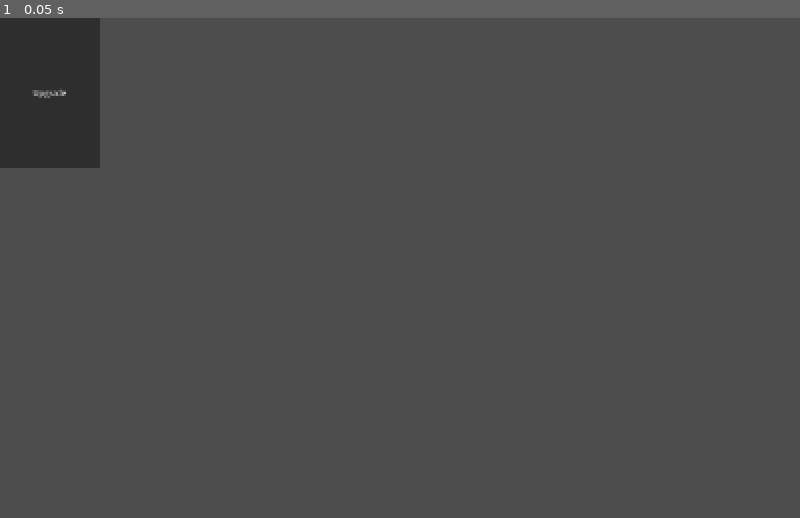
Above: before the commit, frame 1.
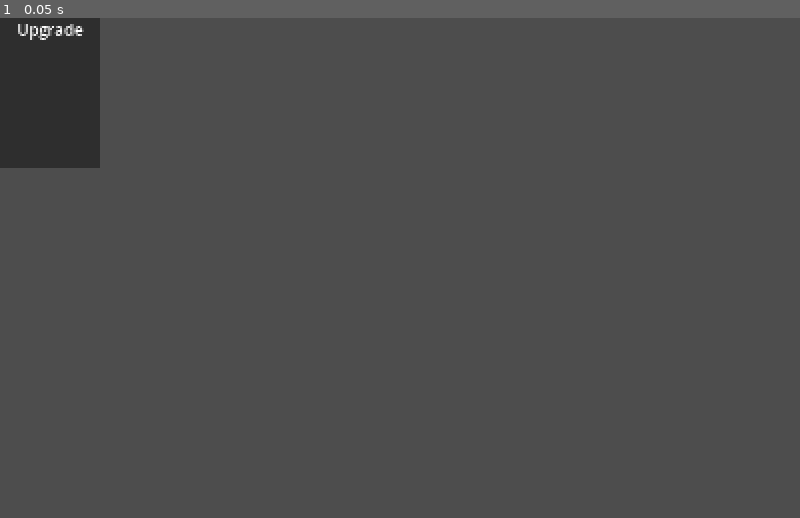
Above: after the commit, the same moment.

Repository: BradBenJoya/GMTK2026
Game: Godot game, scene res://Scenes/upgrade_card.tscn
Same seed, same stepped clock (60 frames per second), same inputs: the game is played once before the commit and once after it. This scene is started directly instead of the project's main scene.
Inputs:
- Up to frame 1 (0.05 s): no input

The runs differ from the first frame. In frame 1, 0.2% of the frame differs, in the area x 2-11%, y 1-16%.

Commit message:
Added export to the names of the upgrades

Diff:
--- a/Scenes/upgrade_card.tscn
+++ b/Scenes/upgrade_card.tscn
@@ -4,8 +4,16 @@
 
 [node name="UpgradeCard" type="Node2D" unique_id=56110472]
 
-[node name="Button" type="Button" parent="." unique_id=1073497964]
+[node name="UpgradeButton" type="Button" parent="." unique_id=1073497964]
 offset_right = 200.0
 offset_bottom = 300.0
+vertical_icon_alignment = 0
+script = ExtResource("1_7wruj")
+
+[node name="UpgradeName" type="Label" parent="UpgradeButton" unique_id=920796065]
+layout_mode = 0
+offset_right = 200.0
+offset_bottom = 62.0
+theme_override_font_sizes/font_size = 32
 text = "Upgrade"
-script = ExtResource("1_7wruj")
+horizontal_alignment = 1
--- a/Scripts/Cards/card_base.gd
+++ b/Scripts/Cards/card_base.gd
@@ -1,7 +1,22 @@
+# start Psuedo Pakman
 extends Button
+class_name BaseUpgrade
 
-func pressed() -> void:
-	print(self.text)
+@export_group("Names")
+
+enum UpgradeType {
+	FASTER_UPLOAD,
+	BETTER_ANTIVIRUS,
+	SPAM_ORGNIZER
+}
+
+var upgrade_type: UpgradeType
 
 func _ready() -> void:
 	connect("pressed", pressed)
+	# Get the values inside the enum as an array and then pick a random type to assign
+	upgrade_type = UpgradeType.values().pick_random()
+
+func pressed() -> void:
+	print(text)
+# end Psuedo Pakman
